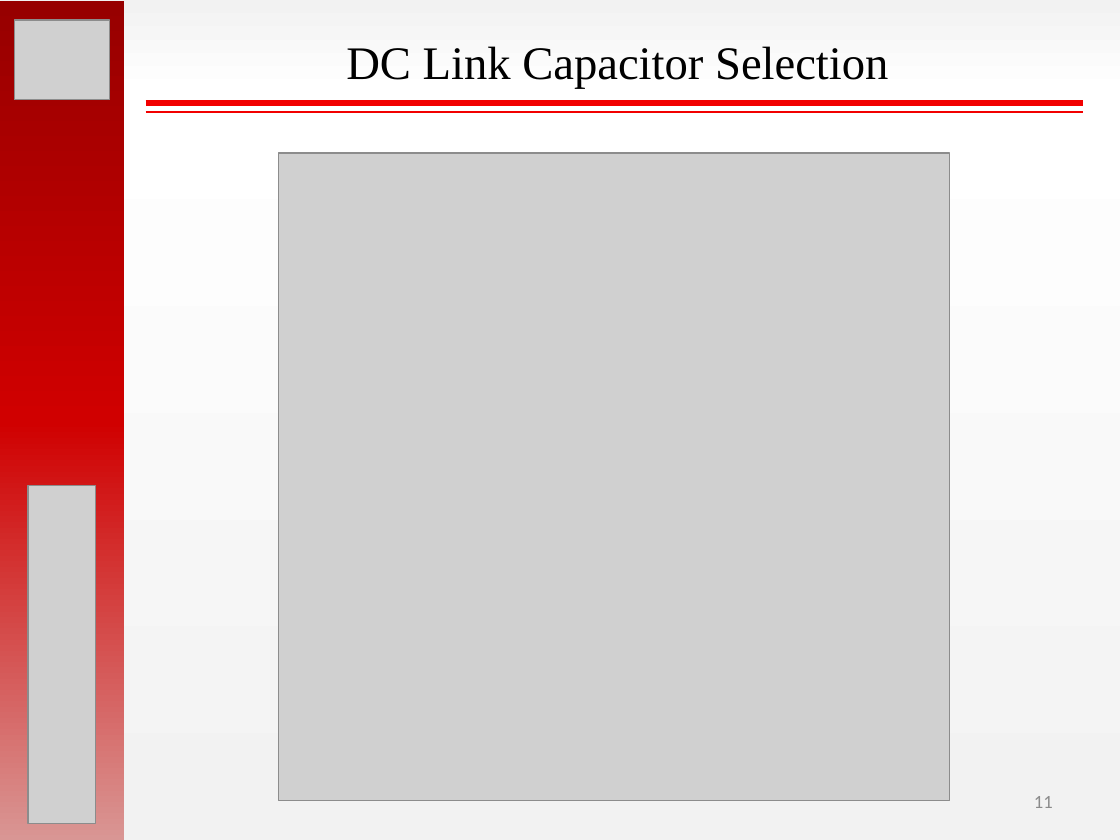
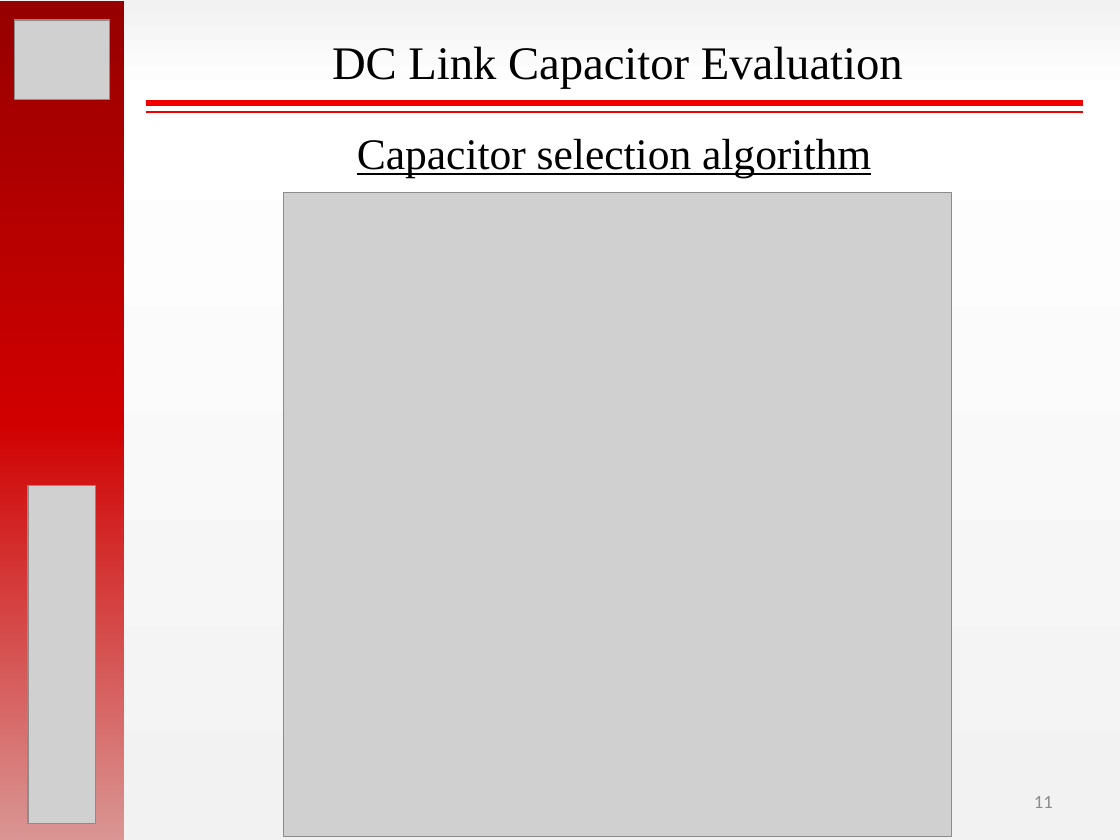
Before and after one commit to hakanpolat/IMMD, a slide deck: slide 11 of ISIE 2017/sunum/ISIE2017_OralPres_Mesut_Uğur.pptx. Drawn at 1120x840 pixels with LibreOffice and Linux fonts; fonts in the diff are those of the drawing; grey boxes stand for pictures. Boxes give left, top, right and bottom in pixels: in the first picture for what was removed or moved away, otherwise in the second. Text is boxed around its words. In the diff, an @@ line names an element or a change of style, - is before the commit and + after.

```diff
--- a/ISIE 2017/sunum/ISIE2017_OralPres_Mesut_Uğur.pptx
+++ b/ISIE 2017/sunum/ISIE2017_OralPres_Mesut_Uğur.pptx
@@ text at bbox=[332, 46, 903, 89]: text changed @@
-DC Link Capacitor Selection
+DC Link Capacitor Evaluation
@@ text added at bbox=[357, 138, 871, 177], 28 pt, text #000000, underline @@
+Capacitor selection algorithm
@@ picture: place and size @@
-picture at bbox=[279, 153, 950, 801]
+picture at bbox=[283, 193, 951, 838]
```
Also in this commit, not shown: 5 other slides changed, 3 slides added, 2 slides removed.
